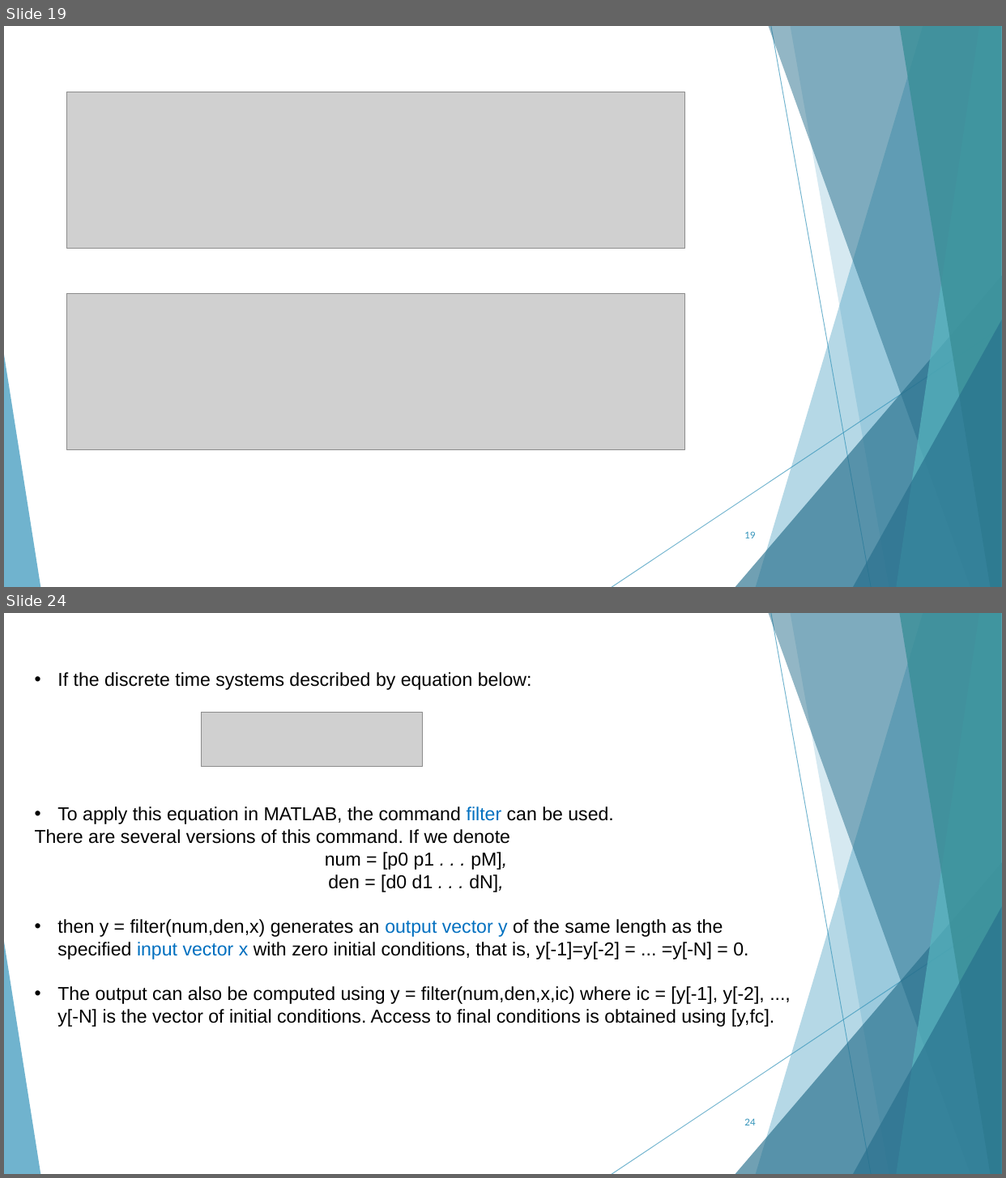
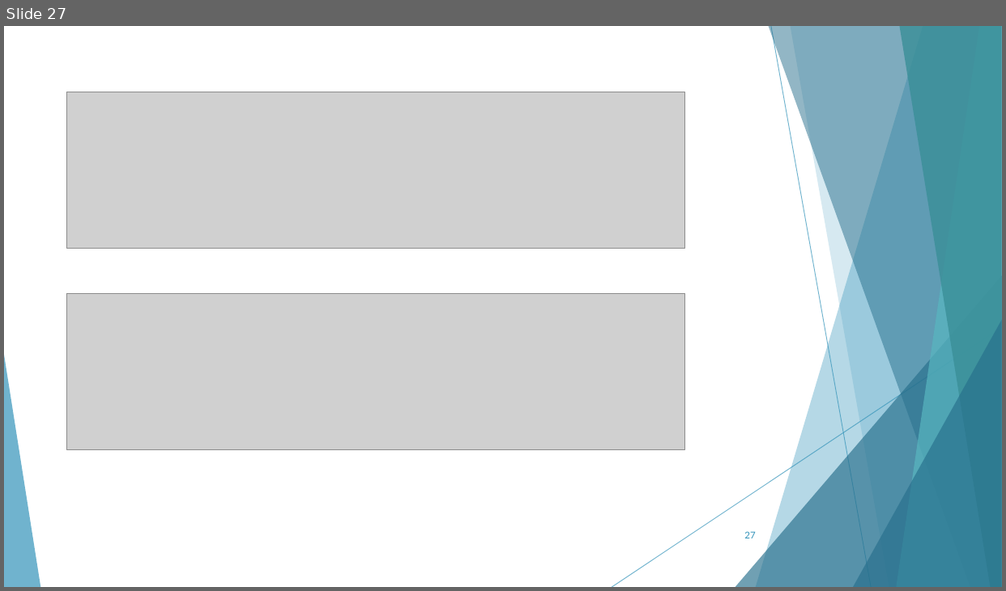
Before and after one commit to AhMjOU/DSP2, a slide deck: lec2.pptx. Shown one above the other, each under a label of ours: slides 19 and 24 before the commit, slide 27 after it; the slides between them are not shown. The pictures are 1006x1178 and 1006x591 pixels, drawn with LibreOffice and Linux fonts; fonts in the diff are those of the drawing; grey boxes stand for pictures. Boxes give left, top, right and bottom in pixels: in the first picture for what was removed or moved away, otherwise in the second. Text is boxed around its words. In the diff, an @@ line names an element or a change of style, - is before the commit and + after.

```diff
--- a/lec2.pptx
+++ b/lec2.pptx
@@ slide 24 removed at bbox=[4, 613, 1002, 1174], background #FFFFFF; not listed: 10 template elements that a slide beside it also shows @@
@@ text removed at bbox=[35, 672, 774, 1027] @@
-• If the discrete time systems described by equation below:
-• To apply this equation in MATLAB, the command filter can be used.
-There are several versions of this command. If we denote
-num = [p0 p1 . . . pM],
-den = [d0 d1 . . . dN],
-• then y = filter(num,den,x) generates an output vector y of the same length as the specified input vector x with zero initial conditions, that is, y[-1]=y[-2] = ... =y[-N] = 0.
-• The output can also be computed using y = filter(num,den,x,ic) where ic = [y[-1], y[-2], ..., y[-N] is the vector of initial conditions. Access to final conditions is obtained using [y,fc].
@@ picture removed at bbox=[201, 712, 423, 766] @@
@@ page number removed at bbox=[744, 1118, 755, 1126] @@
-24
@@ what was slide 19 is now slide 27 @@
@@ page number at bbox=[744, 531, 755, 539]: text changed @@
-19
+27
```
Also in this commit, not shown: 4 slides changed, 8 slides added, 11 other slides removed, 8 other files.
